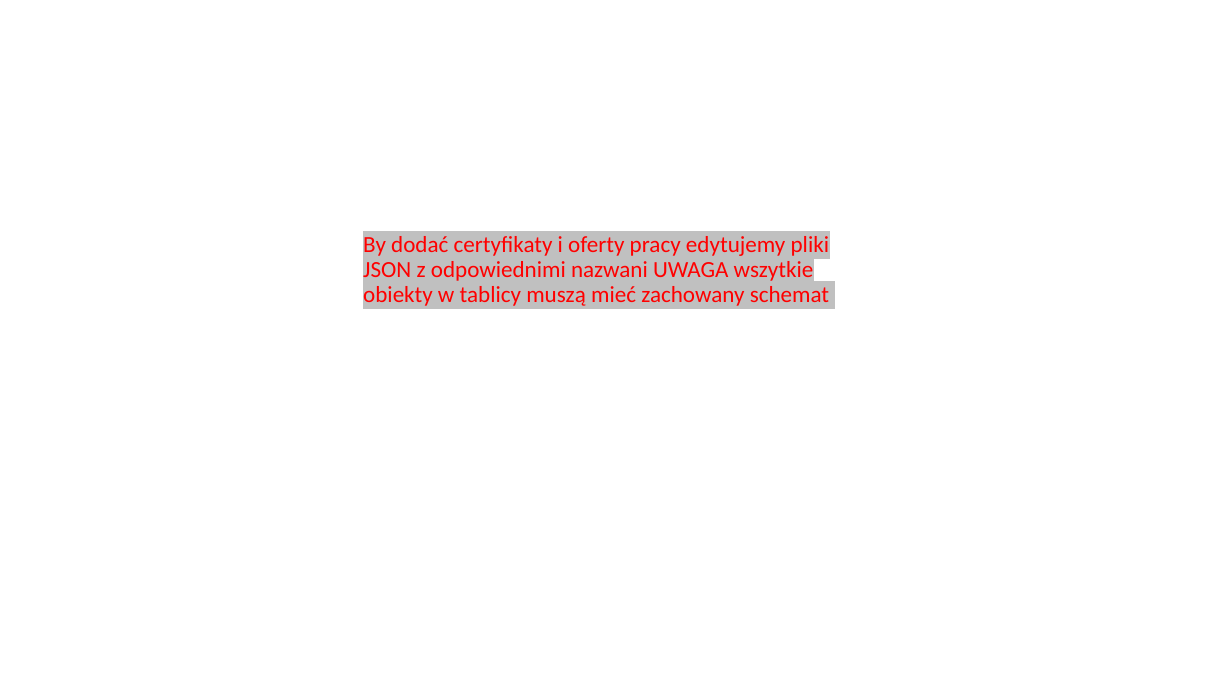
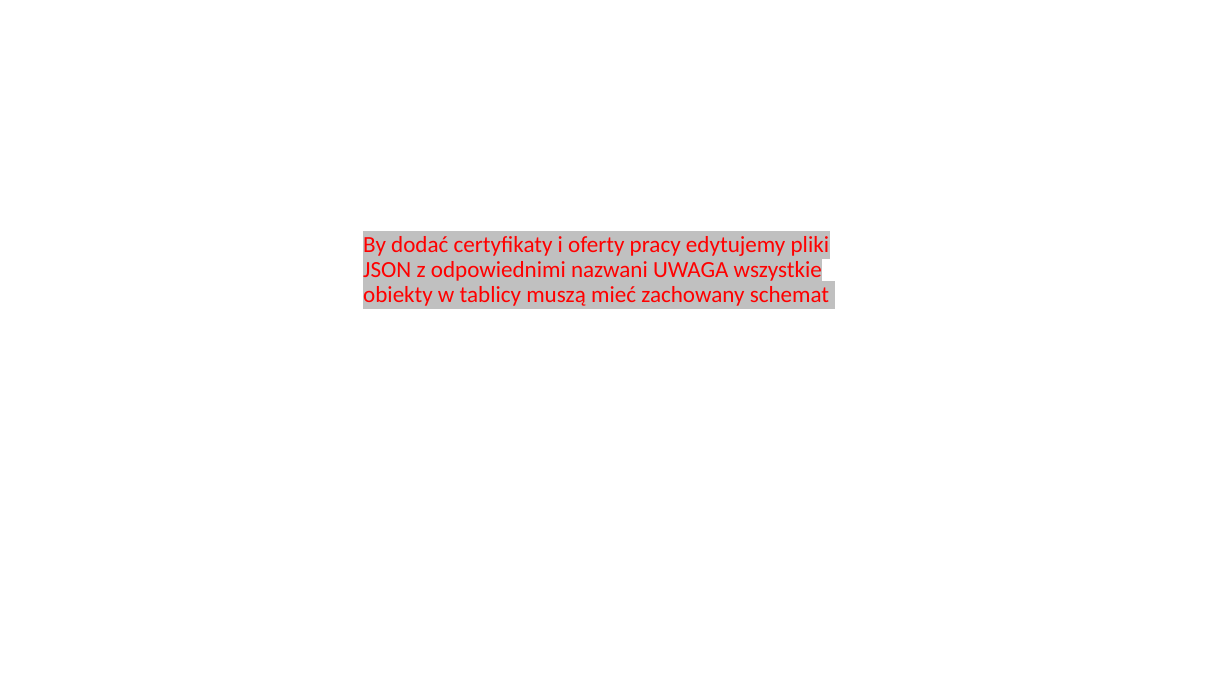
Before and after one commit to SzczepanRy/mockup, a slide deck: slide 6 of prentacje/Funkcjonalności strony.pptx (slide 3 before the commit). Drawn at 1232x693 pixels with LibreOffice and Linux fonts; fonts in the diff are those of the drawing; background and template pictures are left out. Boxes give left, top, right and bottom in pixels: in the first picture for what was removed or moved away, otherwise in the second. Text is boxed around its words. In the diff, an @@ line names an element or a change of style, - is before the commit and + after.

Commit message:
updated

```diff
--- a/prentacje/Funkcjonalności strony.pptx
+++ b/prentacje/Funkcjonalności strony.pptx
@@ title at (363,236,829,306): text changed @@
-By dodać certyfikaty i oferty pracy edytujemy pliki JSON z odpowiednimi nazwani UWAGA wszytkie obiekty w tablicy muszą mieć zachowany schemat
+By dodać certyfikaty i oferty pracy edytujemy pliki JSON z odpowiednimi nazwani UWAGA wszystkie obiekty w tablicy muszą mieć zachowany schemat
```
Also in this commit, not shown: 3 slides added.
